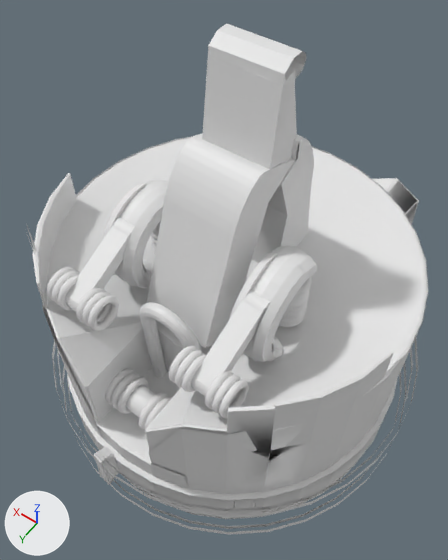
What one commit did to the FBX model My project/Assets/FBX/smartNav_A.fbx.
Rendered twice from a camera (50 mm lens) standing at (-1.13, 1.7, 4.37) and looking at (0.15, -0.09, 1.55). The lights are fixed; the arrows at lower left show +X, +Y and +Z. Where no turn or scale is listed for an object, it has been applied to the vertices. Vertices at the same position are counted once.

Before the edit, the objects in view are built like this:
```python
me_cube_003 = bpy.data.meshes.new('Cube.003')
me_cube_003.from_pydata(...)  # 46 vertices, 38 faces; spans x -1.05..1.13, y -0.94..1.89, z -1.15..1.32
me_cylinder_009 = bpy.data.meshes.new('Cylinder.009')
me_cylinder_009.from_pydata(...)  # 2359 vertices, 2230 faces; spans x -1.04..1.04, y -1.17..1.12, z -1.01..0.59
me_torus_010 = bpy.data.meshes.new('Torus.010')
me_torus_010.from_pydata(...)  # a torus around z (ring radius 1.0, tube radius 0.25) spanning x -1.25..1.25, y -1.25..1.25, z -0.25..0.25
ob_cube_002 = bpy.data.objects.new('Cube.002', me_cube_003)
ob_cube_002.location = (0.083, -0.129, 2.729)
ob_cube_002.rotation_euler = (-0.00489, 0.0, 0.0)  # degrees (-0.3, 0, 0)
ob_cube_002.scale = (-0.177, -0.11, -0.244)
ob_cylinder_001 = bpy.data.objects.new('Cylinder.001', me_cylinder_009)
ob_cylinder_001.location = (0.079, -0.078, 1.645)
ob_torus_010 = bpy.data.objects.new('Torus.010', me_torus_010)
ob_torus_010.location = (0.319, 0.656, 1.949)
ob_torus_010.rotation_euler = (0.0, -1.535, -0.0342)  # degrees (0, -88, -2)
ob_torus_010.scale = (-0.0749, -0.0749, -0.0749)
# also in view: 'Cylinder.006' at (0.46, 0.47, 2.02); 'Cylinder.005' at (0.09, 0.72, 1.38); 'Cube' at (0.08, 0.08, 2.09); 'Torus.016' at (-0.44, 0.66, 1.94); 'Cylinder.003' at (0.06, -0.08, 0.79)
```
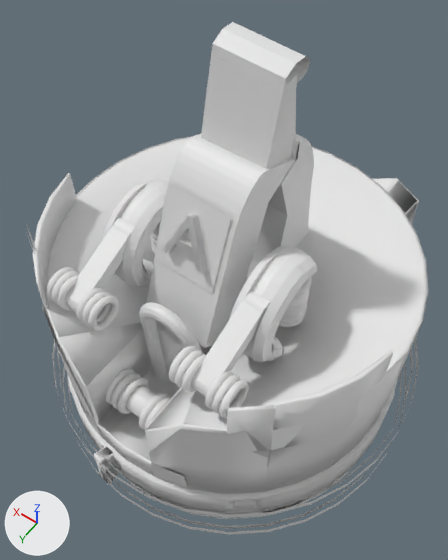
The change, as a diff of the scene's bpy script:
```diff
--- a/My project/Assets/FBX/smartNav_A.fbx.py
+++ b/My project/Assets/FBX/smartNav_A.fbx.py
@@ me_cylinder_009 @@
 me_cylinder_009.from_pydata(...)  # 2359 vertices, 2230 faces; spans x -1.04..1.04, y -1.17..1.12, z -1.01..0.59
 # used by ob_cylinder_001; location = (0.079, -0.078, 1.645)
+# me_cylinder_009 part 1: its shading normals changed
@@ me_text_001 @@
+me_text_001.from_pydata(...)  # 22 vertices, 15 faces; spans x -0.243..0.0, y -0.151..0.006, z -0.026..0.226
@@ me_plane_002 @@
+me_plane_002.from_pydata(...)  # 598 vertices, 599 faces; spans x -0.175..0.175, y -0.078..0.079, z -0.196..0.196
@@ ob_cube_002 @@
 ob_cube_002.location = (0.083, -0.129, 2.729)
-ob_cube_002.rotation_euler = (-0.00489, 0.0, 0.0)  # degrees (-0.3, 0, 0)
+ob_cube_002.rotation_euler = (-0.00182, -0.0519, -0.0591)  # degrees (-0.1, -3, -3.4)
 ob_cube_002.scale = (-0.177, -0.11, -0.244)
@@ ob_text @@
+ob_text = bpy.data.objects.new('Text', me_text_001)
+ob_text.location = (0.22, 0.317, 2.154)
@@ ob_plane_001 @@
+ob_plane_001 = bpy.data.objects.new('Plane.001', me_plane_002)
+ob_plane_001.location = (0.097, 0.243, 2.242)
```

Changed parts and their boxes [x1, y1, x2, y2] in the pictures (448 x 560 px):
'Cube.002', turned: before [202, 24, 306, 169]; after [201, 22, 310, 169]
'Plane.001', added: after [156, 184, 231, 293]
'Text', added: after [162, 215, 207, 274]
